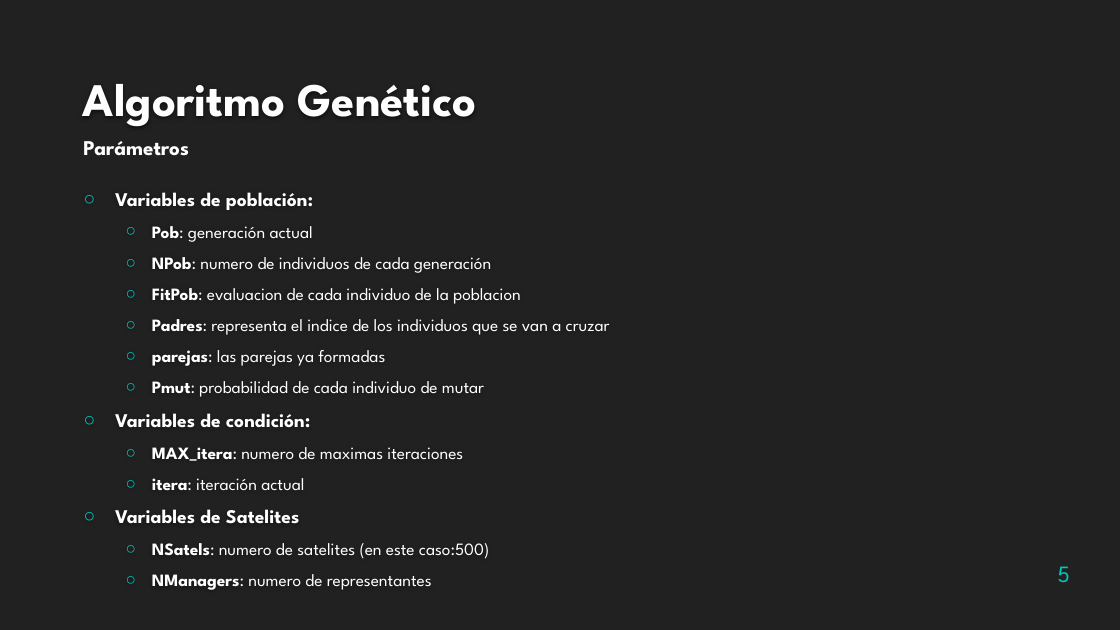
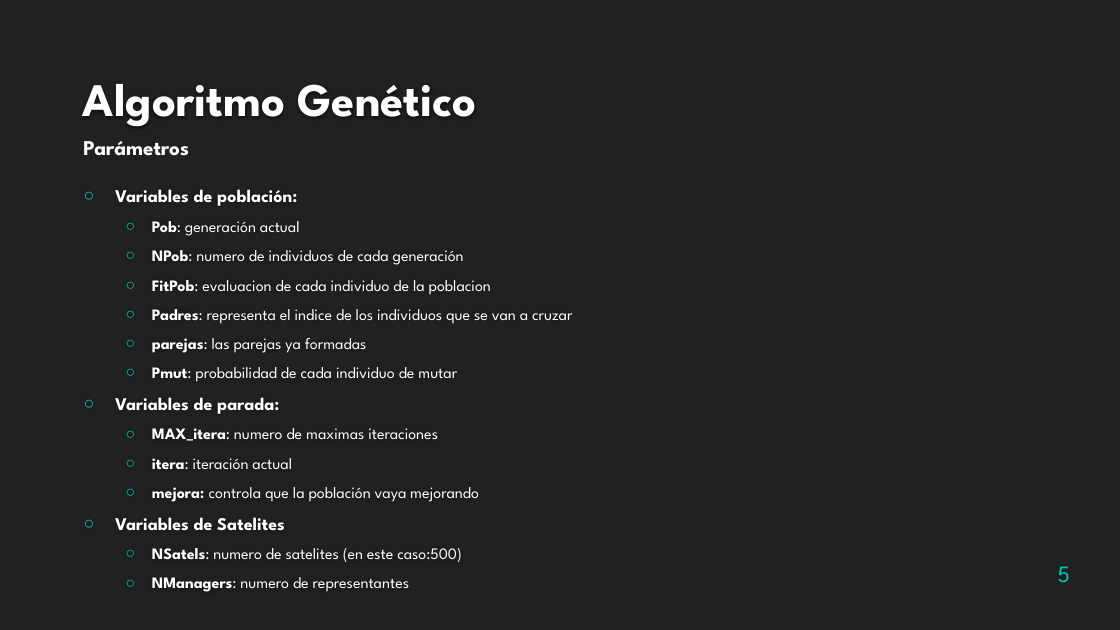
Before and after one commit to rafaroman18/SatellitesIS, a slide deck: slide 5 of TrabajoSI.pptx. Drawn at 1120x630 pixels with LibreOffice and Linux fonts; fonts in the diff are those of the drawing; background and template pictures are left out. Boxes give left, top, right and bottom in pixels: in the first picture for what was removed or moved away, otherwise in the second. Text is boxed around its words. In the diff, an @@ line names an element or a change of style, - is before the commit and + after.

```diff
--- a/TrabajoSI.pptx
+++ b/TrabajoSI.pptx
@@ text at <box>115,189,572,592</box>: size 16.6 to 15.3 pt in "Variables de población:", "Variables de Satelites"; size 14.8 to 13.6 pt in "Pob: generación actual", "NPob: numero de individuos de cada generación", "FitPob: evaluacion de cada individuo de la ...", "Padres: representa el indice de los individuos ..." and 6 more places @@
@@ text at <box>115,397,279,414</box>: text changed; size 16.6 to 15.3 pt @@
-○ Variables de condición:
+○ Variables de parada:
@@ text at <box>152,487,479,502</box>: paragraph added @@
+  ○ mejora: controla que la población vaya mejorando
```
Also in this commit, not shown: 1 other slide changed.
